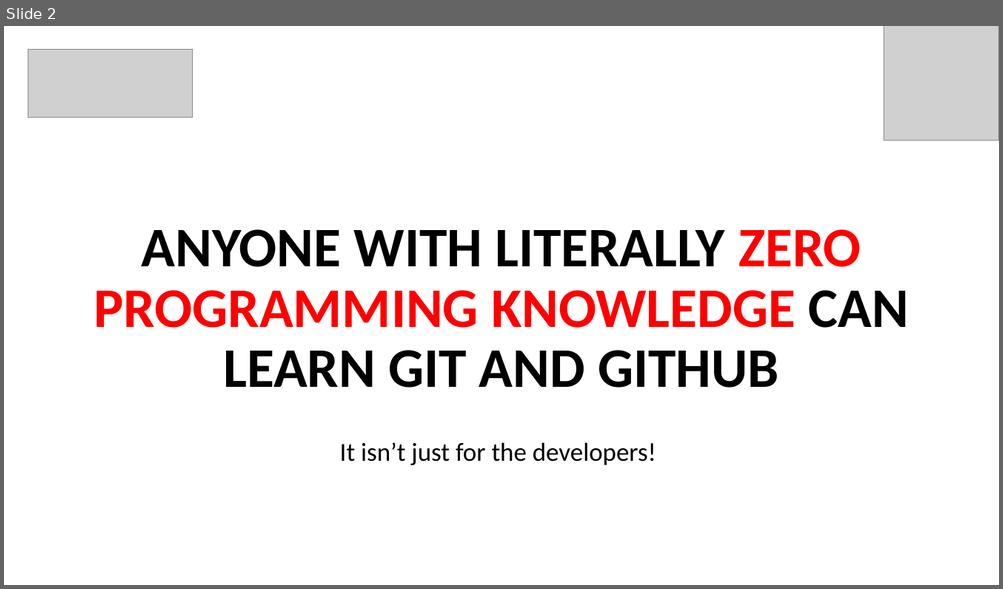
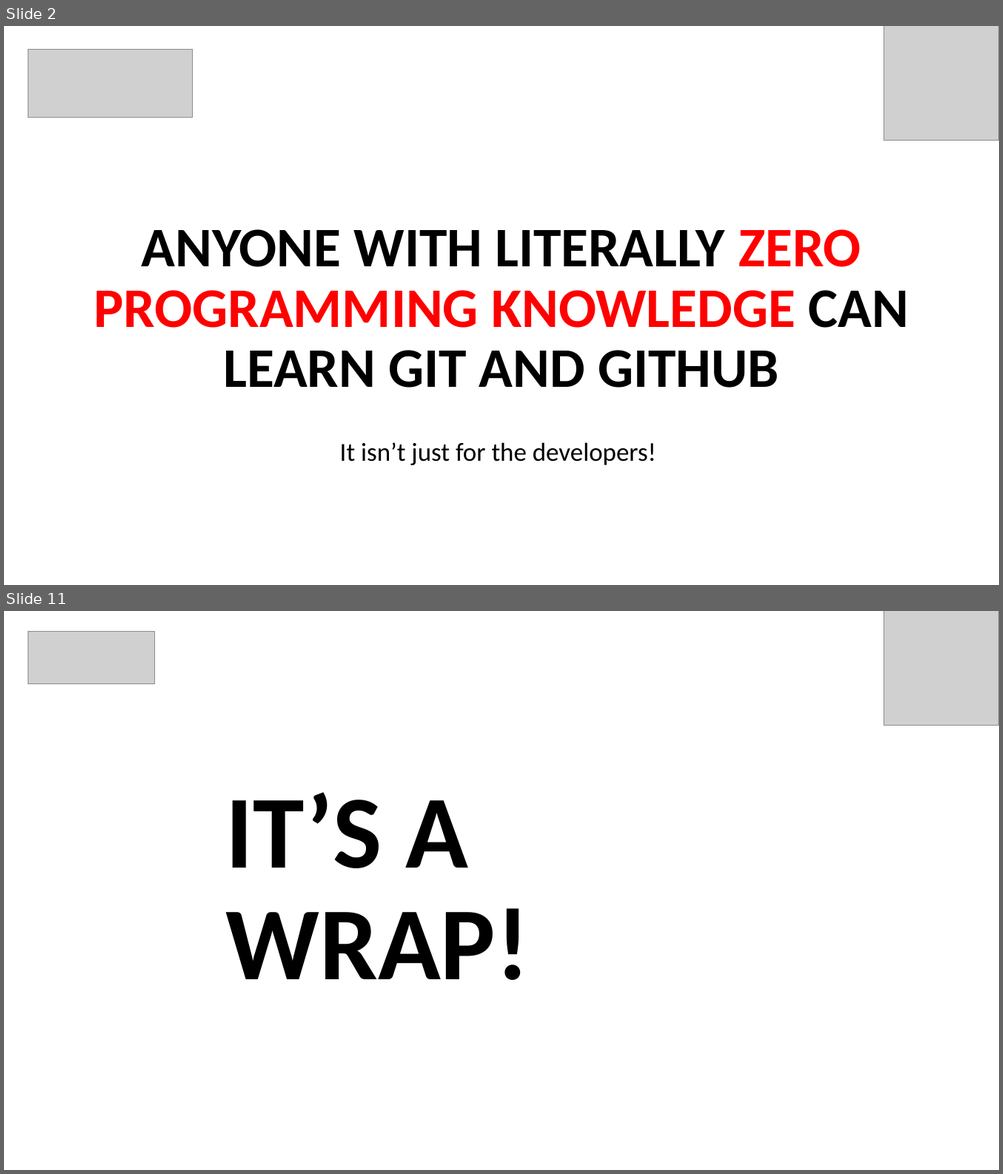
Before and after one commit to piyushsharma220699/Git-and-GitHub-Session, a slide deck: GitHub.pptx. Shown one above the other, each under a label of ours: slide 2 before the commit, slides 2 and 11 after it; the slides between them are not shown. The pictures are 1003x589 and 1003x1174 pixels, drawn with LibreOffice and Linux fonts; fonts in the diff are those of the drawing; grey boxes stand for pictures. Boxes give left, top, right and bottom in pixels: in the first picture for what was removed or moved away, otherwise in the second. Text is boxed around its words. In the diff, an @@ line names an element or a change of style, - is before the commit and + after.

```diff
--- a/GitHub.pptx
+++ b/GitHub.pptx
@@ slide 11 added at <box>4,611,999,1170</box>, background #FFFFFF @@
@@ picture added at <box>28,631,155,684</box> @@
@@ picture added at <box>884,611,999,726</box> @@
@@ title added at <box>226,792,529,980</box>, 100 pt, text #000000, bold @@
+IT’S A WRAP!
```
Also in this commit, not shown: 3 slides changed, 3 other slides added, 1 other file.
